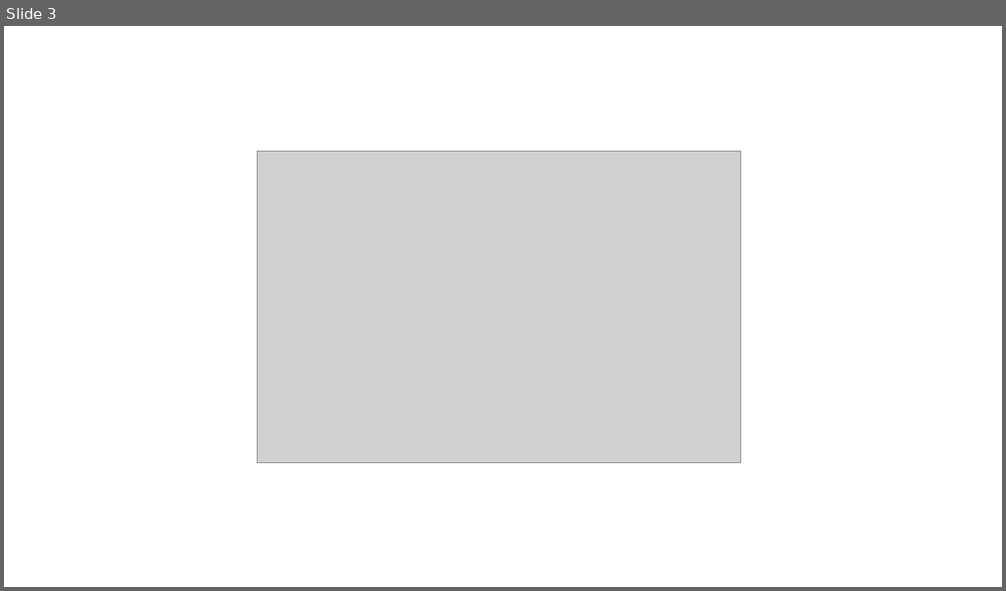
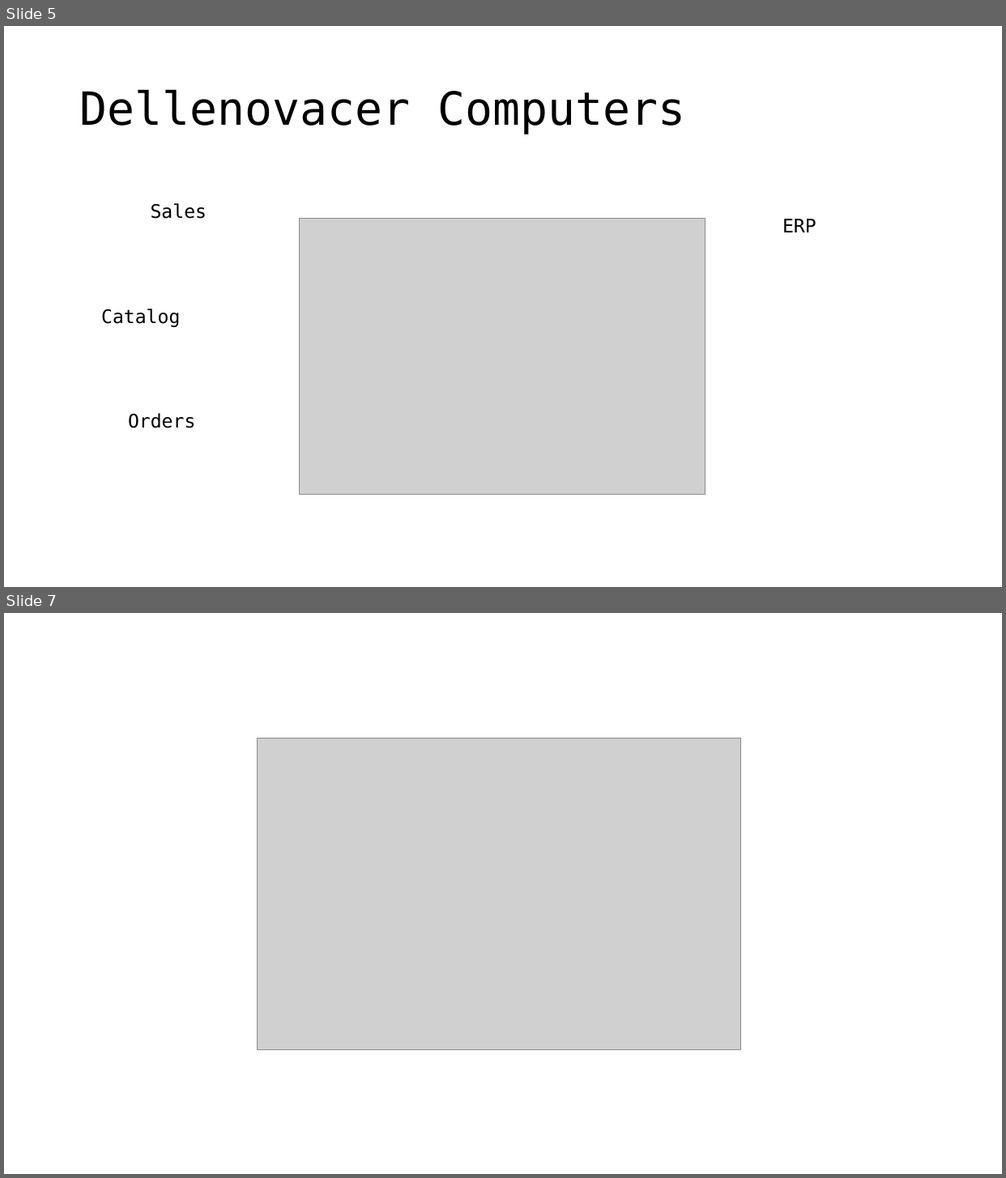
Before and after one commit to jbogard/presentations, a slide deck: AvoidingMicroserviceMegadisasters/AvoidingMicroserviceMegadisasters.pptx. Shown one above the other, each under a label of ours: slide 3 before the commit, slides 5 and 7 after it; the slides between them are not shown. The pictures are 1006x591 and 1006x1178 pixels, drawn with LibreOffice and Linux fonts; fonts in the diff are those of the drawing; grey boxes stand for pictures. Boxes give left, top, right and bottom in pixels: in the first picture for what was removed or moved away, otherwise in the second. Text is boxed around its words. In the diff, an @@ line names an element or a change of style, - is before the commit and + after.

```diff
--- a/AvoidingMicroserviceMegadisasters/AvoidingMicroserviceMegadisasters.pptx
+++ b/AvoidingMicroserviceMegadisasters/AvoidingMicroserviceMegadisasters.pptx
@@ slide 5 added at bbox=[4, 26, 1002, 587], background #FFFFFF @@
@@ title added at bbox=[80, 89, 686, 135], 44 pt, text #000000 @@
+Dellenovacer Computers
@@ text added at bbox=[151, 203, 207, 219], 18 pt, text #000000 @@
+Sales
@@ picture added at bbox=[300, 219, 705, 495] @@
@@ text added at bbox=[782, 219, 816, 233], 18 pt, text #000000 @@
+ERP
@@ text added at bbox=[101, 309, 180, 327], 18 pt, text #000000 @@
+Catalog
@@ text added at bbox=[128, 413, 195, 429], 18 pt, text #000000 @@
+Orders
@@ what was slide 3 is now slide 7 @@
```
Also in this commit, not shown: 11 slides changed, 12 other slides added, 1 slide removed, 4 other files.
